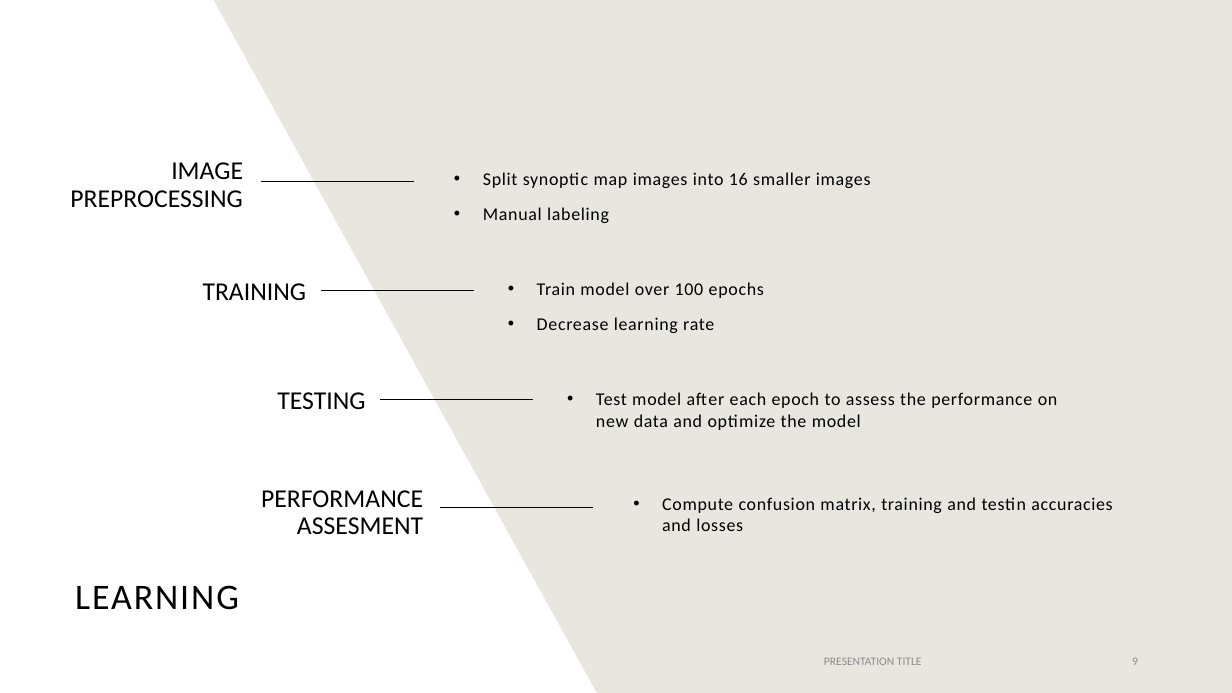
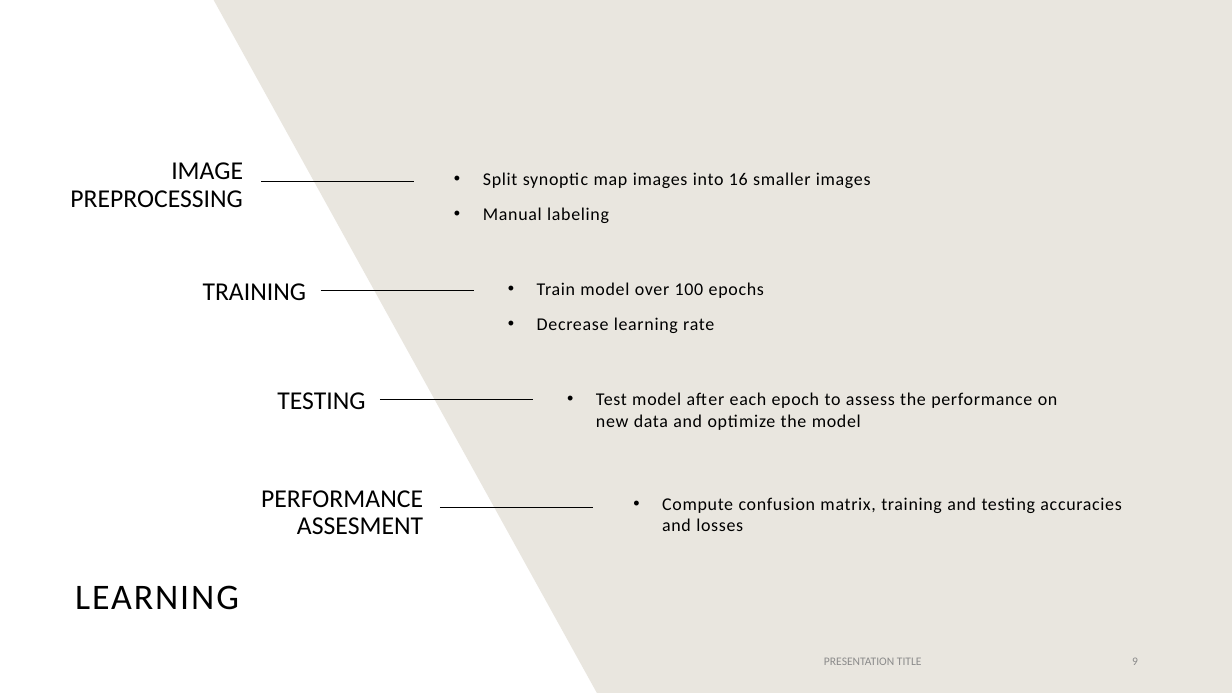
Before and after one commit to AndreeaPloscar/MIRPR_Clima, a slide deck: slide 9 of Documentation/PITCH.pptx. Drawn at 1232x693 pixels with LibreOffice and Linux fonts; fonts in the diff are those of the drawing. Boxes give left, top, right and bottom in pixels: in the first picture for what was removed or moved away, otherwise in the second. Text is boxed around its words. In the diff, an @@ line names an element or a change of style, - is before the commit and + after.

```diff
--- a/Documentation/PITCH.pptx
+++ b/Documentation/PITCH.pptx
@@ text at [662,497,1121,531]: text changed @@
-• Compute confusion matrix, training and testin accuracies and losses
+• Compute confusion matrix, training and testing accuracies and losses
```
Also in this commit, not shown: 2 other slides changed, 1 other file.
